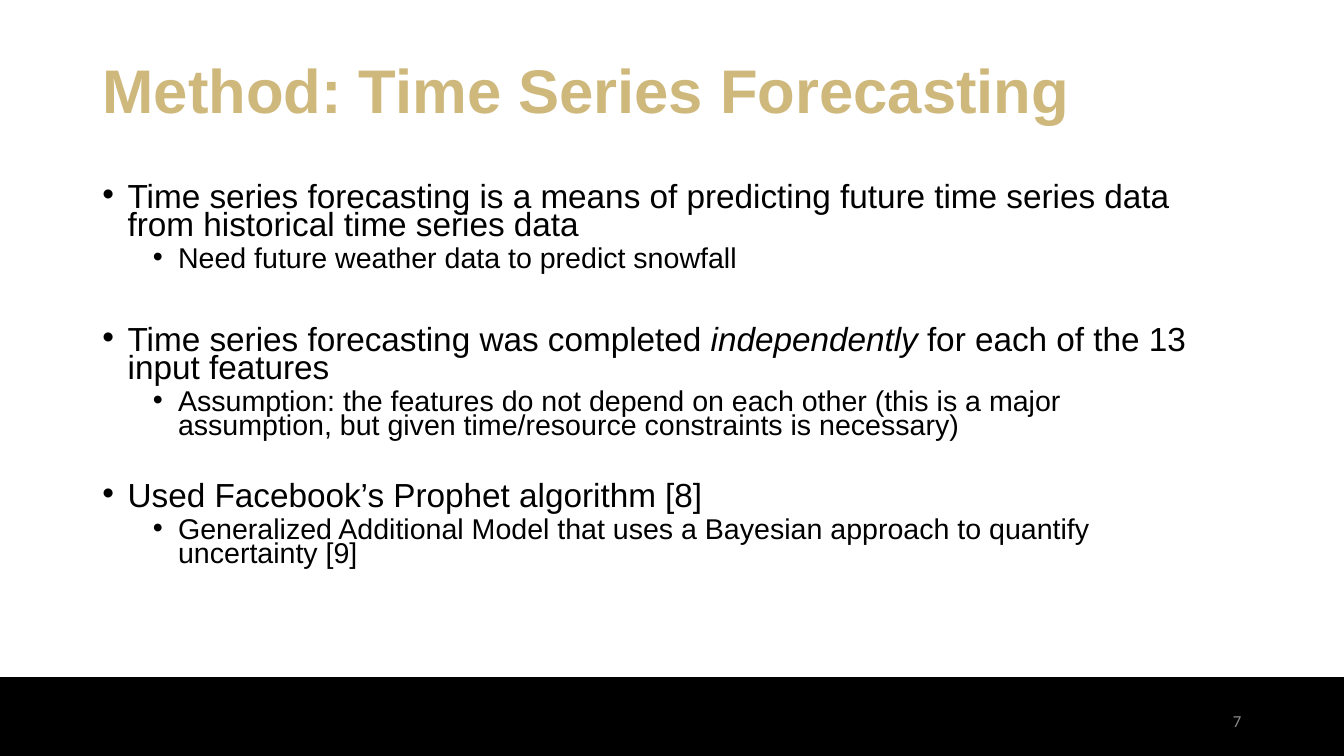
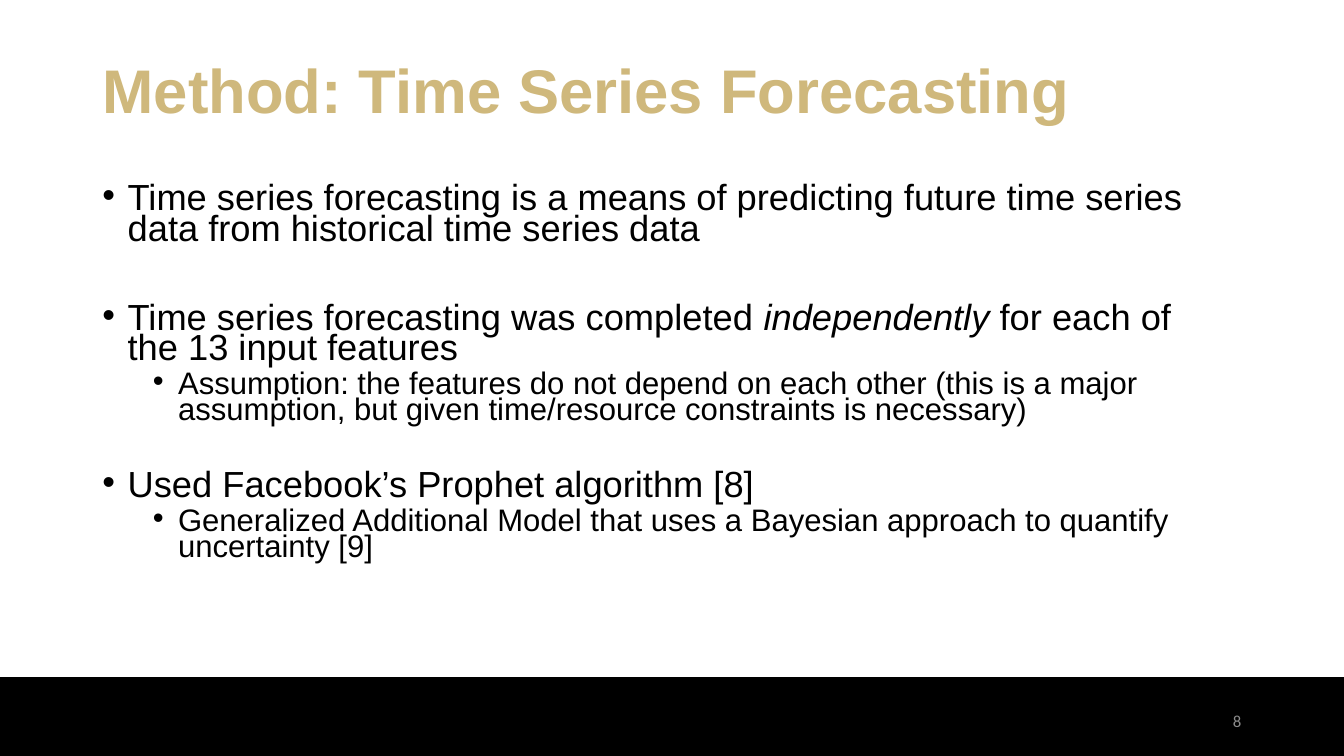
Before and after one commit to eli-kravitz/snowfall_prediction_vt, a slide deck: slide 8 of EliKravitz_ProjectPresentation.pptx (slide 7 before the commit). Drawn at 1344x756 pixels with LibreOffice and Linux fonts; fonts in the diff are those of the drawing; background and template pictures are left out. Boxes give left, top, right and bottom in pixels: in the first picture for what was removed or moved away, otherwise in the second. Text is boxed around its words. In the diff, an @@ line names an element or a change of style, - is before the commit and + after.

```diff
--- a/EliKravitz_ProjectPresentation.pptx
+++ b/EliKravitz_ProjectPresentation.pptx
@@ text "Time series forecasting is a ..." at [128, 183, 1182, 563]: size 23.8 to 25.9 pt in "Time series forecasting is a means of ...", "Time series forecasting was completed independently for ...", "Used Facebook’s Prophet algorithm [8]"; size 20.4 to 22.2 pt in "Assumption: the features do not depend on ...", "Generalized Additional Model that uses a Bayesian ..." @@
@@ text at [178, 247, 736, 274]: paragraph removed @@
-  • Need future weather data to predict snowfall
@@ page number at [1233, 715, 1241, 727]: text changed @@
-7
+8
```
Also in this commit, not shown: 3 other slides changed, 1 slide added, 1 other file.
